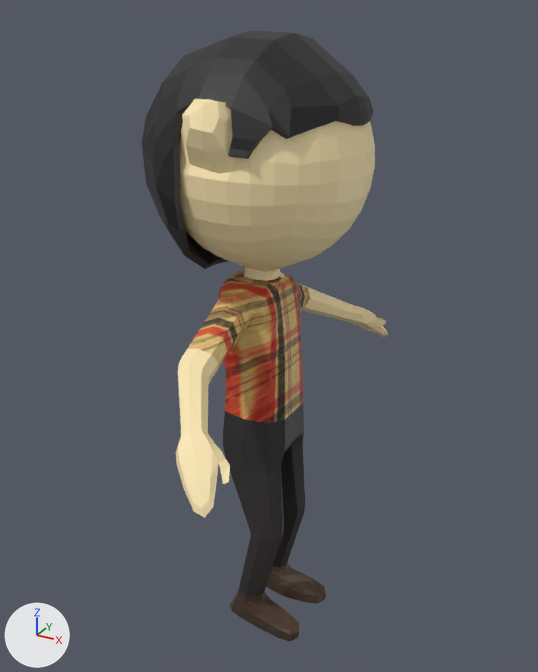
Before and after pictures for a commit that changed the glTF model assets/character/Son.gltf.
Camera for both pictures: a camera (50 mm lens) standing at (0.771, -1.372, 1.473) and looking at (-0.001, 0.031, 0.771). Arrows for +X, +Y and +Z are at lower left; the lights stay in place. Where no turn or scale is listed for an object, it has been applied to the vertices. Vertices at the same position are counted once.

The first picture shows 'Cesium_Man.001'.
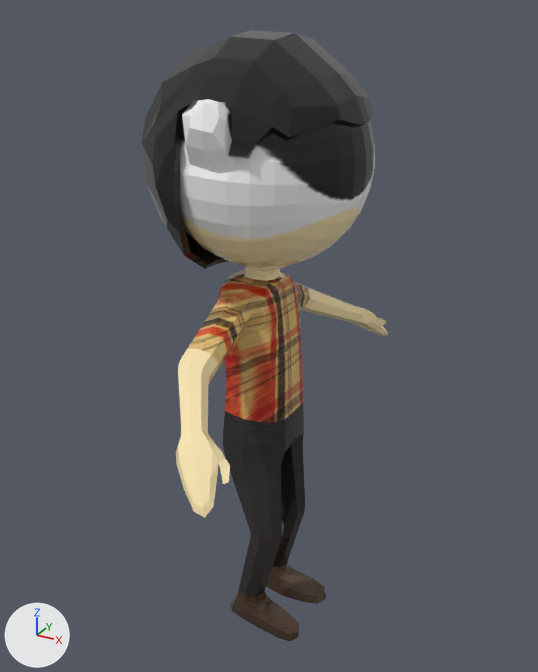
Boxes [x1, y1, x2, y2] around the edits, measured in the pictures (538 x 672 px):
```json
{"object": "Cesium_Man.001", "change": "surface changed", "before": [142, 30, 375, 636], "after": [142, 30, 375, 636]}
{"part": 1, "of": "me_cesium_man", "change": "surface changed", "before": [180, 99, 375, 276], "after": [180, 99, 375, 276], "on screen": "beige to grey"}
```

Scene script edits in JSON lines:
```json
{"op": "set", "path": "mat_cesium_man_effect.roughness", "old": "0.519", "new": "0.0"}
{"block": "me_cesium_man", "where": "me_cesium_man.from_pydata(...)  # 2212 vertices, 4425 faces; spans x -0.249..0.233, y -0.465..0.465, z 0.0..1.433"}
{"block": "me_cesium_man", "where": "# used by ob_cesium_man_001; location = (0.0, 0.0, 0.0)"}
{"block": "me_cesium_man", "change": "me_cesium_man part 1: texture (UV) coordinates of 1761 of 4425 faces, centred in x -0.215..0.231, y -0.242..0.251, z 0.942..1.408, changed; they spanned u 0.0..0.95, v 0.03..0.87 and now span u 0.01..0.09, v -0.24..-0.03"}
```
